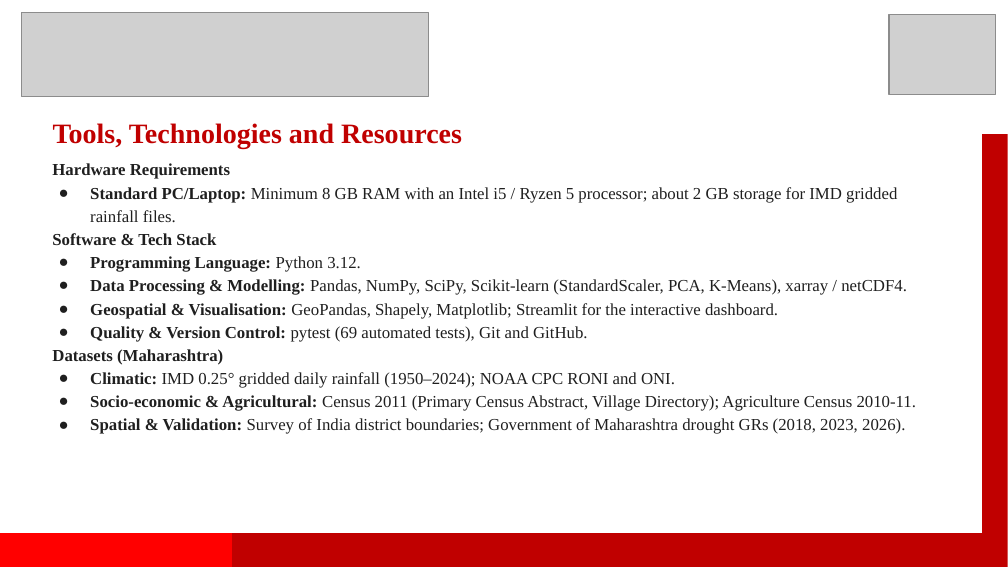
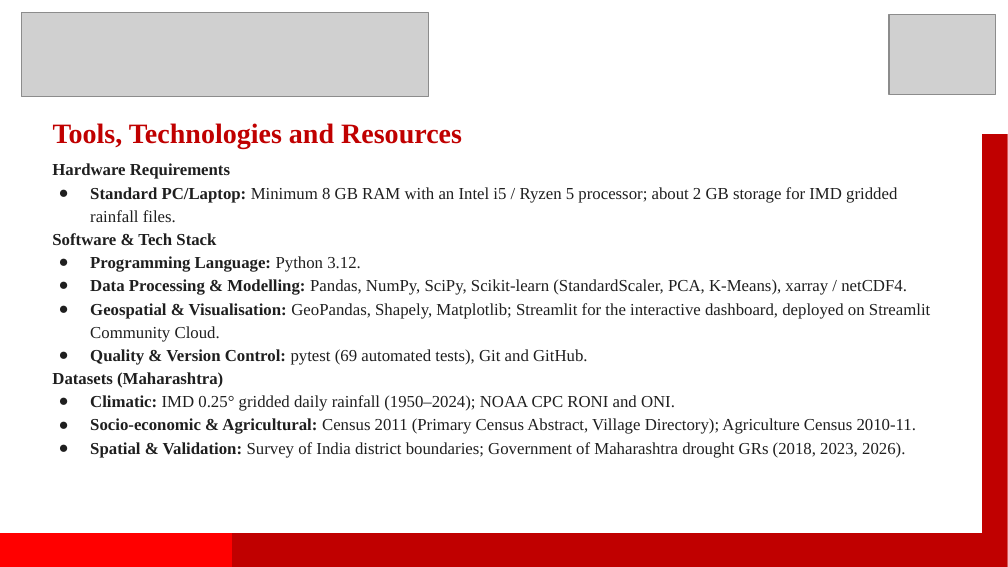
Before and after one commit to peeyusha06/Minor-Project-1-Group-12, a slide deck: slide 15 of 04 PPT/Final PPT.pptx. Drawn at 1008x567 pixels with LibreOffice and Linux fonts; fonts in the diff are those of the drawing; grey boxes stand for pictures. Boxes give left, top, right and bottom in pixels: in the first picture for what was removed or moved away, otherwise in the second. Text is boxed around its words. In the diff, an @@ line names an element or a change of style, - is before the commit and + after.

Commit message:
Add the live dashboard link to the report and PPT

```diff
--- a/04 PPT/Final PPT.pptx
+++ b/04 PPT/Final PPT.pptx
@@ text at <box>90,303,930,342</box>: text changed @@
-● Geospatial & Visualisation: GeoPandas, Shapely, Matplotlib; Streamlit for the interactive dashboard.
+● Geospatial & Visualisation: GeoPandas, Shapely, Matplotlib; Streamlit for the interactive dashboard, deployed on Streamlit Community Cloud.
```
Also in this commit, not shown: 1 other slide changed, 4 other files.
